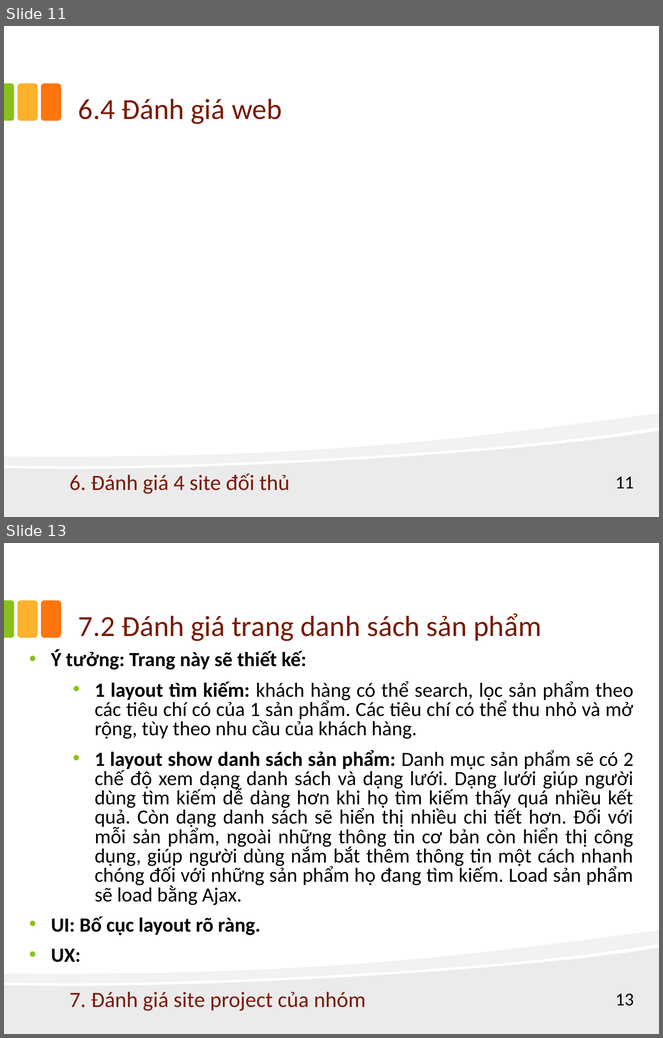
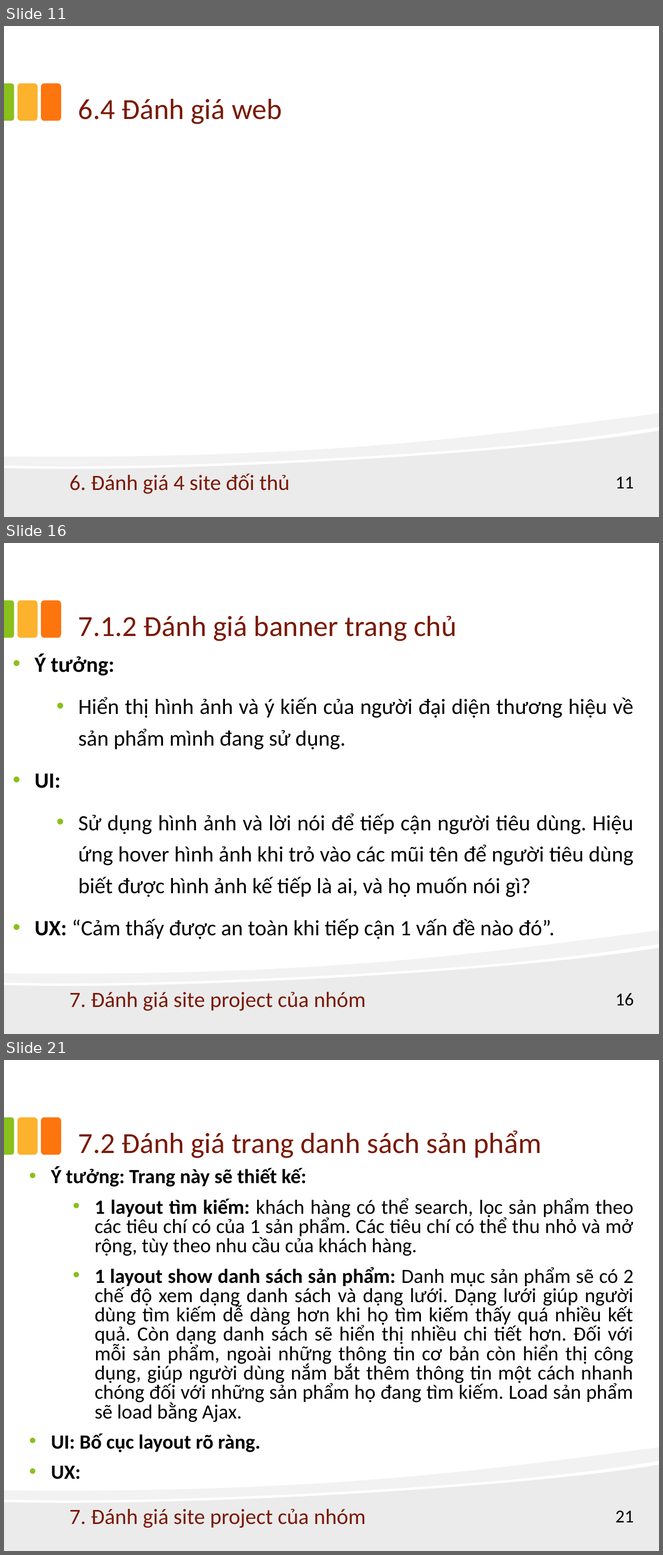
Before and after one commit to phamhoanghaison0402/Project_WebThucPhamChucNang, a slide deck: Report HCI/Report_HCI.ppt. Shown one above the other, each under a label of ours: slides 11 and 13 before the commit, slides 11, 16 and 21 after it; the slides between them are not shown. The pictures are 663x1038 and 663x1555 pixels, drawn with LibreOffice and Linux fonts; fonts in the diff are those of the drawing. Boxes give left, top, right and bottom in pixels: in the first picture for what was removed or moved away, otherwise in the second. Text is boxed around its words. In the diff, an @@ line names an element or a change of style, - is before the commit and + after.

Commit message:
xong đánh giá trang web của nhóm

```diff
--- a/Report HCI/Report_HCI.ppt
+++ b/Report HCI/Report_HCI.ppt
@@ slide 16 added at [4, 543, 659, 1034], background #FFFFFF; not listed: 5 template elements that a slide beside it also shows @@
@@ title added at [78, 616, 456, 641], 32 pt, text #7A1A07 @@
+7.1.2 Đánh giá banner trang chủ
@@ text added at [35, 654, 634, 939], 24 pt, text #000000 @@
+• Ý tưởng:
+  • Hiển thị hình ảnh và ý kiến của người đại diện thương hiệu về sản phẩm mình đang sử dụng.
+• UI:
+  • Sử dụng hình ảnh và lời nói để tiếp cận người tiêu dùng. Hiệu ứng hover hình ảnh khi trỏ vào các mũi tên để người tiêu dùng biết được hình ảnh kế tiếp là ai, và họ muốn nói gì?
+• UX: “Cảm thấy được an toàn khi tiếp cận 1 vấn đề nào đó”.
@@ text added at [70, 992, 366, 1012], 24 pt, text #7A1A07 @@
+7. Đánh giá site project của nhóm
@@ page number added at [616, 993, 634, 1006], 20 pt, text #000000 @@
+16
@@ what was slide 13 is now slide 21 @@
@@ page number at [616, 1511, 634, 1523]: text changed @@
-13
+21
```
Also in this commit, not shown: 5 slides changed, 7 other slides added.
